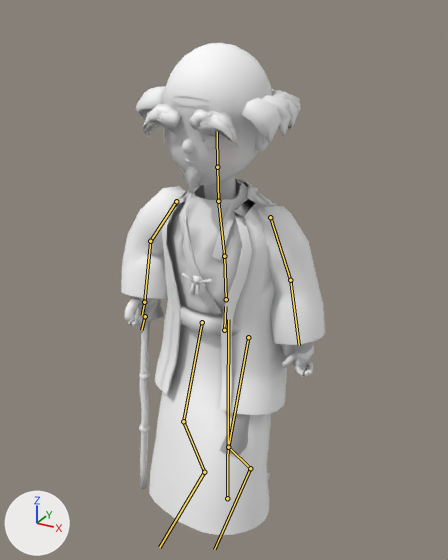
Renders of the glTF model public/models/ota.lite.glb from each side of a commit.
The view is the same before and after, from a 50 mm lens placed at (0.821, -1.523, 1.615), pointed at (-0.007, -0.016, 0.862). Arrows for +X, +Y and +Z are at lower left; the lights stay in place. The picture after the commit comes second. Both versions are drawn at frame 12 of the action 'Walk'; the numbers are the values there. The bones that change, and the others that lie on the model, are drawn over the model as lines.

The first picture shows 'Ota.001'.
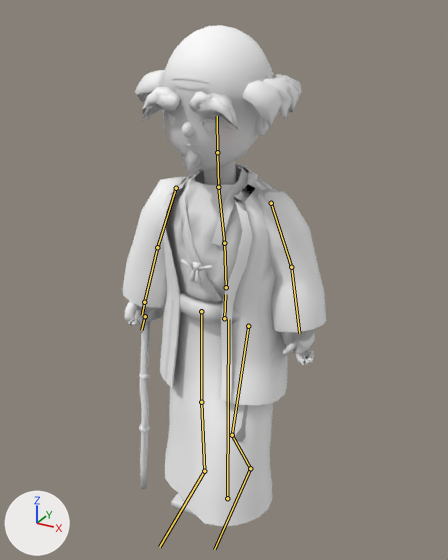
Edits to the scene script, one JSON object a line:
```json
{"block": "bone_hips", "where": "bone_hips = bpy.data.objects['Ota'].pose.bones['hips']  # child of 'root'"}
{"op": "set", "path": "bone_hips.location", "old": "(-0.013, -0.04, 0.0)", "new": "(-0.013, 0.001, 0.0)"}
{"block": "bone_upperarm_r", "where": "bone_upperarm_r = bpy.data.objects['Ota'].pose.bones['upperarm_R']  # child of 'chest'"}
{"op": "set", "path": "bone_upperarm_r.rotation_quaternion", "old": "(-0.906, -0.131, 0.368, -0.165)", "new": "(-0.905, 0.051, 0.405, -0.121)", "note": "degrees (9, -45, 17) -> degrees (-16, -46, 22)"}
{"block": "bone_forearm_r", "where": "bone_forearm_r = bpy.data.objects['Ota'].pose.bones['forearm_R']  # child of 'upperarm_R'"}
{"op": "set", "path": "bone_forearm_r.rotation_quaternion", "old": "(0.938, -0.338, 0.0, 0.075)", "new": "(1.0, 0.015, 0.0, -0.01)", "note": "degrees (-39, 3, 8) -> degrees (2, 0, -1)"}
{"block": "bone_hand_r", "where": "bone_hand_r = bpy.data.objects['Ota'].pose.bones['hand_R']  # child of 'forearm_R'"}
{"op": "set", "path": "bone_hand_r.rotation_quaternion", "old": "(0.882, 0.094, 0.459, 0.044)", "new": "(0.887, -0.08, 0.455, 0.0)", "note": "degrees (20, 53, 16) -> degrees (-14, 54, -7)"}
{"block": "bone_thigh_l", "where": "bone_thigh_l = bpy.data.objects['Ota'].pose.bones['thigh_L']  # child of 'hips'"}
{"op": "set", "path": "bone_thigh_l.rotation_quaternion", "old": "(0.954, -0.288, -0.054, -0.059)", "new": "(0.968, -0.237, -0.057, -0.055)", "note": "degrees (-33, -8, -5) -> degrees (-27, -8, -5)"}
{"block": "bone_shin_l", "where": "bone_shin_l = bpy.data.objects['Ota'].pose.bones['shin_L']  # child of 'thigh_L'"}
{"op": "set", "path": "bone_shin_l.rotation_quaternion", "old": "(0.844, 0.537, 0.0, 0.005)", "new": "(0.9, 0.436, 0.0, 0.005)", "note": "degrees (65, 0, 1) -> degrees (52, 0, 1)"}
{"block": "bone_foot_l", "where": "bone_foot_l = bpy.data.objects['Ota'].pose.bones['foot_L']  # child of 'shin_L'"}
{"op": "set", "path": "bone_foot_l.rotation_quaternion", "old": "(0.947, -0.321, 0.012, -0.022)", "new": "(0.965, -0.262, 0.012, -0.006)", "note": "degrees (-37, 1, -3) -> degrees (-30, 1, -1)"}
{"block": "bone_thigh_r", "where": "bone_thigh_r = bpy.data.objects['Ota'].pose.bones['thigh_R']  # child of 'hips'"}
{"op": "set", "path": "bone_thigh_r.rotation_quaternion", "old": "(0.985, -0.161, 0.057, -0.024)", "new": "(-0.998, 0.014, -0.052, 0.033)", "note": "degrees (-19, 6, -4) -> degrees (-2, 6, -4)"}
{"block": "bone_shin_r", "where": "bone_shin_r = bpy.data.objects['Ota'].pose.bones['shin_R']  # child of 'thigh_R'"}
{"op": "set", "path": "bone_shin_r.rotation_quaternion", "old": "(0.964, 0.267, 0.0, -0.004)", "new": "(0.999, -0.046, 0.0, -0.001)", "note": "degrees (31, 0, 0) -> degrees (-5, 0, 0)"}
{"block": "bone_foot_r", "where": "bone_foot_r = bpy.data.objects['Ota'].pose.bones['foot_R']  # child of 'shin_R'"}
{"op": "set", "path": "bone_foot_r.rotation_quaternion", "old": "(0.991, -0.126, -0.035, -0.015)", "new": "(0.997, 0.035, -0.035, -0.061)", "note": "degrees (-14, -4, -1) -> degrees (4, -4, -7)"}
```

What differs and where, as boxes (x1, y1, x2, y2) in the pictures (448 x 560 px):
```json
{"object": "Ota.001", "change": "posed", "before": [121, 43, 325, 535], "after": [122, 25, 326, 526]}
{"bone": "hips", "before": "(224, 330) to (225, 306)", "after": "(224, 318) to (225, 294)"}
{"bone": "upperarm_R", "before": "(176, 201) to (150, 241)", "after": "(176, 188) to (157, 247)"}
{"bone": "forearm_R", "before": "(150, 241) to (144, 302)", "after": "(157, 247) to (144, 302)"}
{"bone": "thigh_L", "before": "(248, 337) to (228, 447)", "after": "(248, 326) to (232, 435)"}
{"bone": "shin_L", "before": "(228, 447) to (250, 468)", "after": "(232, 435) to (250, 468)"}
{"bone": "thigh_R", "before": "(202, 322) to (183, 421)", "after": "(201, 311) to (201, 402)"}
{"bone": "shin_R", "before": "(183, 421) to (204, 472)", "after": "(201, 402) to (204, 471)"}
{"bone": "foot_R", "before": "(204, 472) to (159, 547)", "after": "(204, 471) to (159, 547)"}
```
